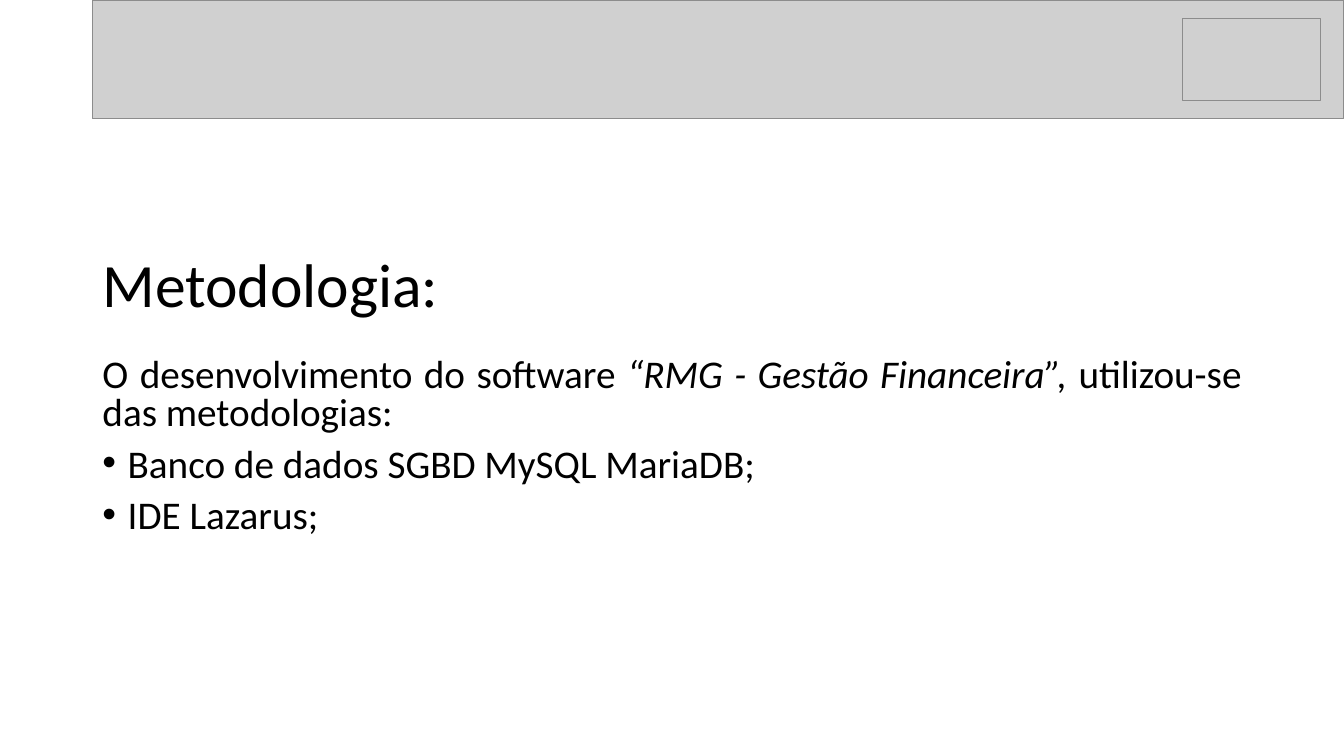
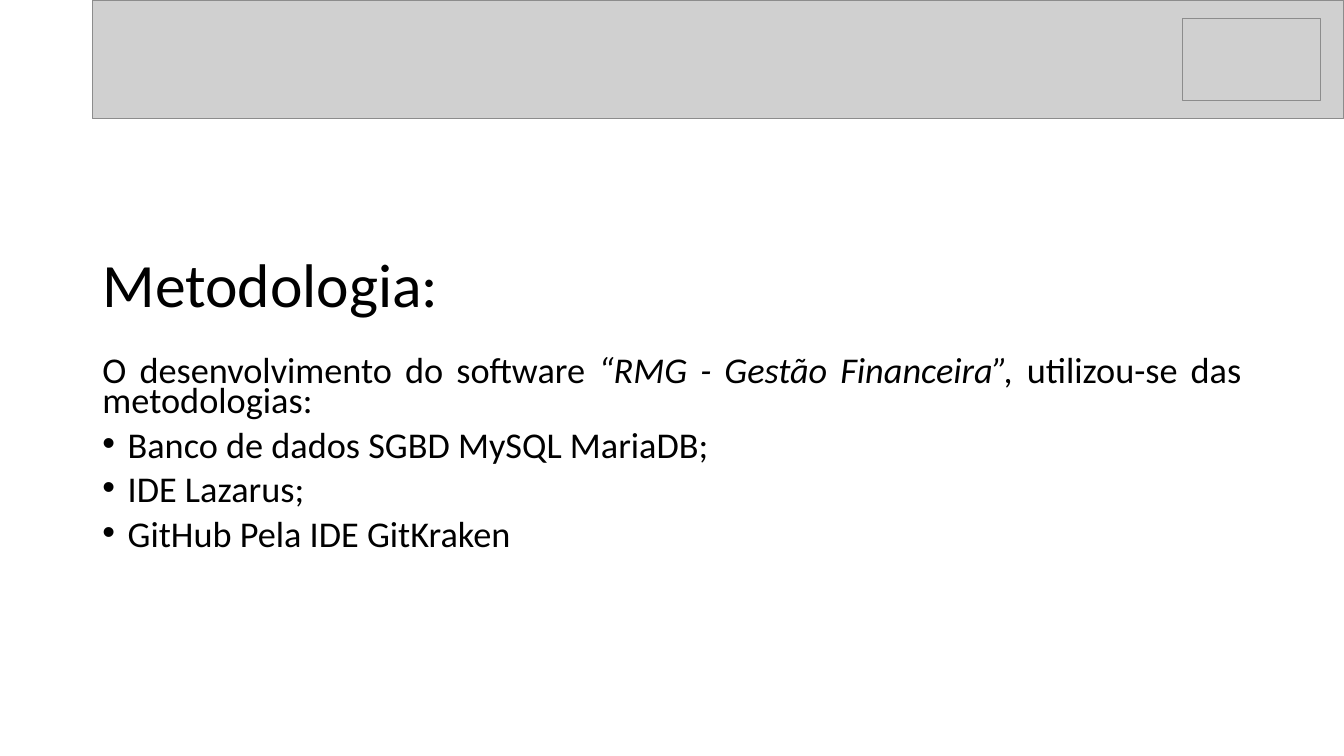
Before and after one commit to ellerolf/ProjetTCCSistemaGuarda, a slide deck: slide 3 of DOCUMENTAÇÃO TCC/Apresentação do TCC.pptx. Drawn at 1344x756 pixels with LibreOffice and Linux fonts; fonts in the diff are those of the drawing; grey boxes stand for pictures. Boxes give left, top, right and bottom in pixels: in the first picture for what was removed or moved away, otherwise in the second. Text is boxed around its words. In the diff, an @@ line names an element or a change of style, - is before the commit and + after.

```diff
--- a/DOCUMENTAÇÃO TCC/Apresentação do TCC.pptx
+++ b/DOCUMENTAÇÃO TCC/Apresentação do TCC.pptx
@@ text at (102,357,1242,507): size 28 to 25.9 pt in "O desenvolvimento do software “RMG - Gestão ...", "Banco de dados SGBD MySQL MariaDB;", "IDE Lazarus;"; line spacing 0.8 to 0.7 @@
@@ text at (128,521,510,548): paragraph added @@
+• GitHub Pela IDE GitKraken
```
Also in this commit, not shown: 1 other slide changed.
